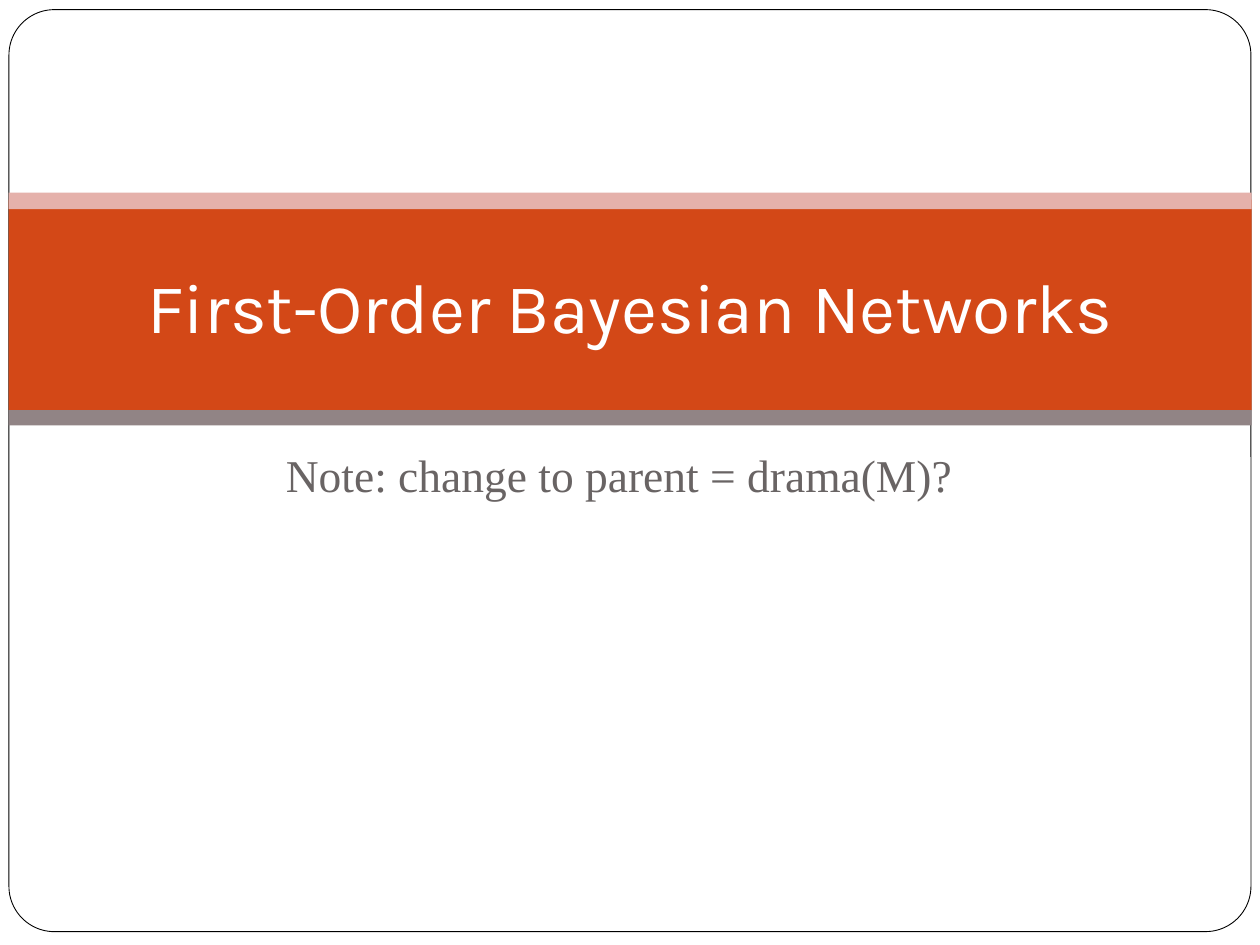
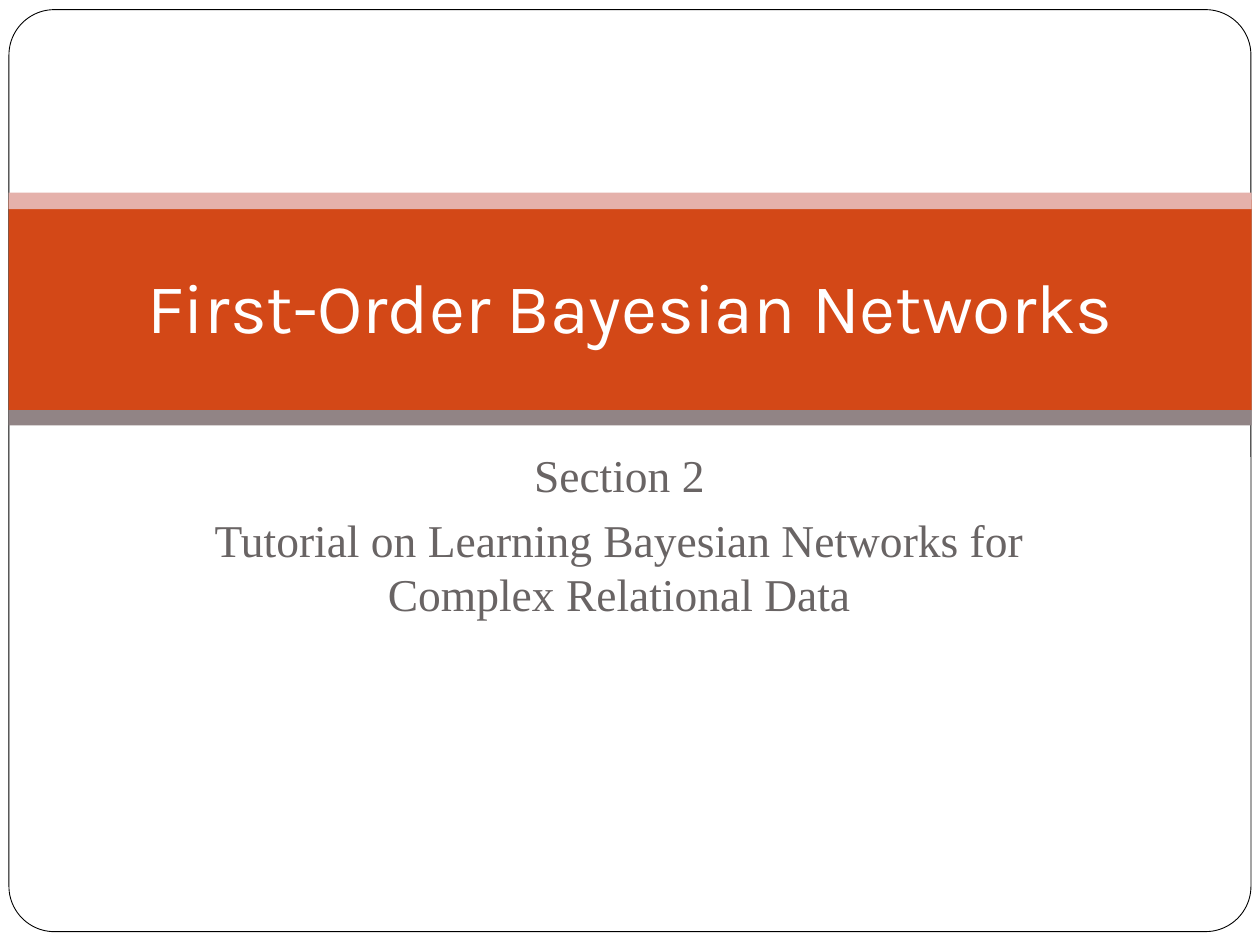
Before and after one commit to oschulte/srl-tutorial-slides, a slide deck: slide 1 of ch2-fo-bayes-nets.pptx. Drawn at 1260x945 pixels with LibreOffice and Linux fonts; fonts in the diff are those of the drawing; background and template pictures are left out. Boxes give left, top, right and bottom in pixels: in the first picture for what was removed or moved away, otherwise in the second. Text is boxed around its words. In the diff, an @@ line names an element or a change of style, - is before the commit and + after.

Commit message:
adding ch2 with data query examples

```diff
--- a/ch2-fo-bayes-nets.pptx
+++ b/ch2-fo-bayes-nets.pptx
@@ subtitle at box(215, 462, 1023, 620): text changed @@
-Note: change to parent = drama(M)?
+Section 2
+Tutorial on Learning Bayesian Networks for Complex Relational Data
```
Also in this commit, not shown: 12 other slides changed, 13 slides added, 2 slides removed.
